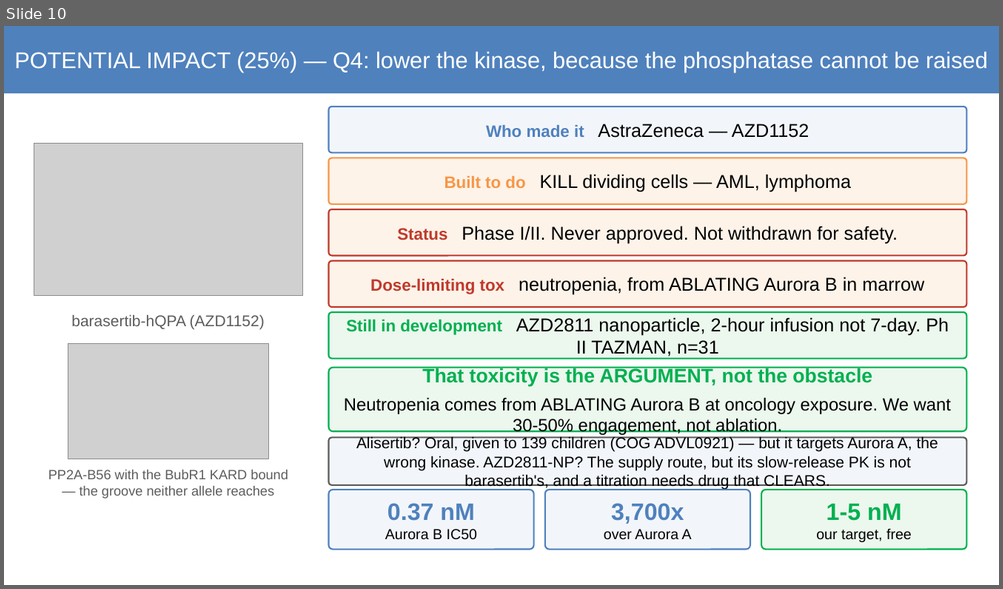
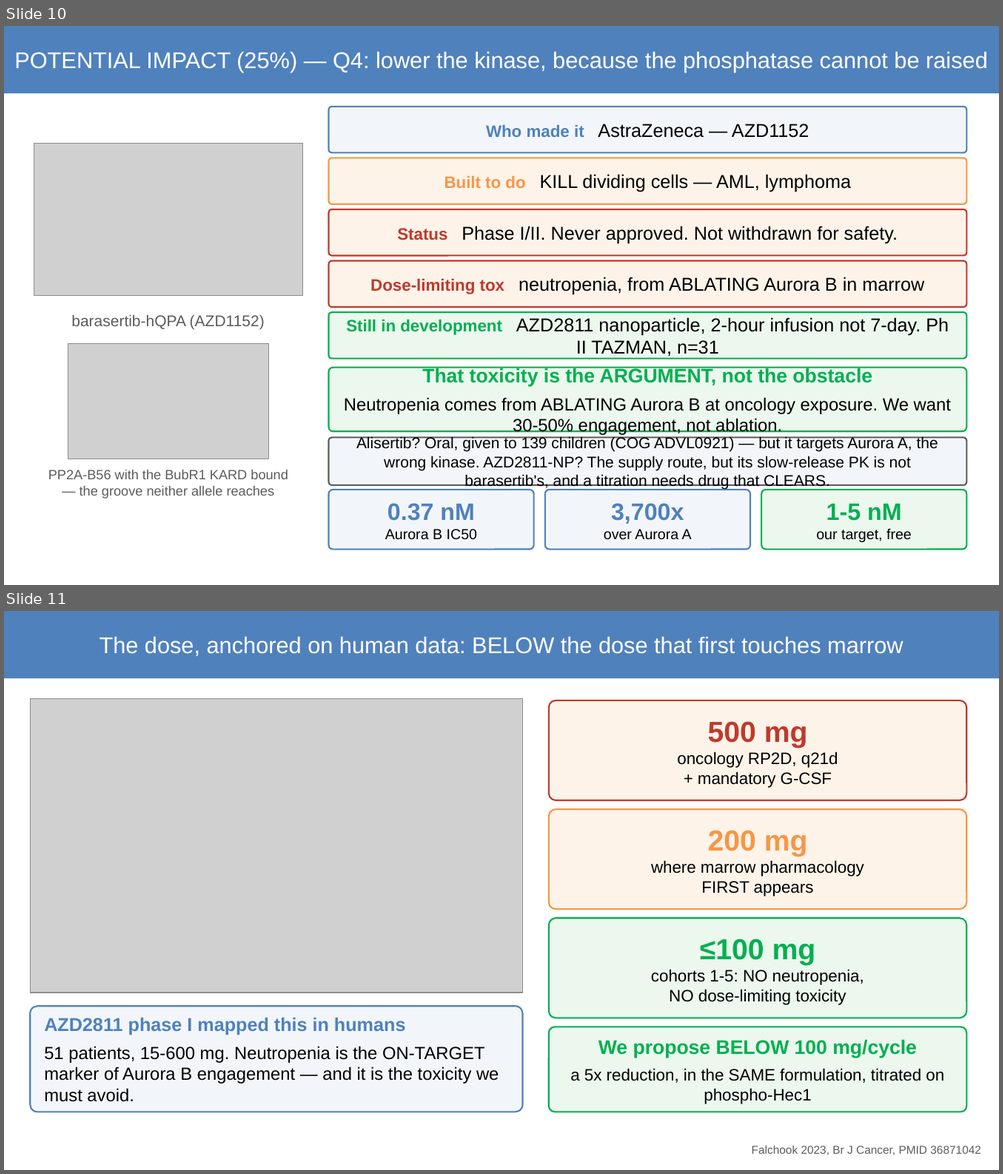
Before and after one commit to asheus/mva-track2-2026, a slide deck: docs/mva/MVA-Track2.pptx. Shown one above the other, each under a label of ours: slide 10 before the commit, slides 10 and 11 after it. The pictures are 1003x589 and 1003x1174 pixels, drawn with LibreOffice and Linux fonts; fonts in the diff are those of the drawing; grey boxes stand for pictures. Boxes give left, top, right and bottom in pixels: in the first picture for what was removed or moved away, otherwise in the second. Text is boxed around its words. In the diff, an @@ line names an element or a change of style, - is before the commit and + after.

Commit message:
Deck: dose anchored on the AZD2811 phase I human dose-escalation

```diff
--- a/docs/mva/MVA-Track2.pptx
+++ b/docs/mva/MVA-Track2.pptx
@@ slide 11 added at (x1=4, y1=611, x2=999, y2=1170), background #FFFFFF @@
@@ rectangle added at (x1=4, y1=611, x2=999, y2=679), fill #4F81BD, 22 pt, text #FFFFFF @@
+The dose, anchored on human data: BELOW the dose that first touches marrow
@@ picture added at (x1=30, y1=698, x2=523, y2=993) @@
@@ rounded rectangle added at (x1=549, y1=701, x2=967, y2=800), fill #FDF3E9, outline #C0392B 1.5 pt, 16 pt, text #000000 @@
+500 mg
+oncology RP2D, q21d
++ mandatory G-CSF
@@ rounded rectangle added at (x1=549, y1=809, x2=967, y2=909), fill #FDF3E9, outline #F79646 1.5 pt, 16 pt, text #000000 @@
+200 mg
+where marrow pharmacology
+FIRST appears
@@ rounded rectangle added at (x1=549, y1=918, x2=967, y2=1019), fill #ECF7EE, outline #00B050 1.5 pt, 16 pt, text #000000 @@
+≤100 mg
+cohorts 1-5: NO neutropenia,
+NO dose-limiting toxicity
@@ rounded rectangle added at (x1=30, y1=1006, x2=523, y2=1113), fill #F2F6FB, outline #4F81BD 1.5 pt, 17 pt, text #000000 @@
+AZD2811 phase I mapped this in humans
+51 patients, 15-600 mg. Neutropenia is the ON-TARGET marker of Aurora B engagement — and it is the toxicity we must avoid.
@@ rounded rectangle added at (x1=549, y1=1028, x2=967, y2=1113), fill #ECF7EE, outline #00B050 1.5 pt, 16 pt, text #000000 @@
+We propose BELOW 100 mg/cycle
+a 5x reduction, in the SAME formulation, titrated on phospho-Hec1
@@ text added at (x1=751, y1=1146, x2=981, y2=1156), 11 pt, text #5C5C5C @@
+Falchook 2023, Br J Cancer, PMID 36871042
```
Also in this commit, not shown: 1 slide removed, 1 other file.
